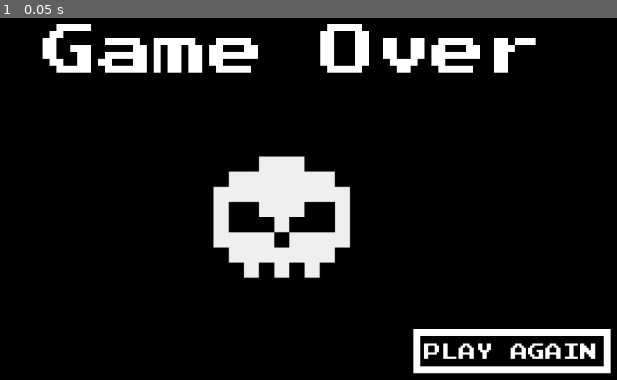
Above: before the commit, frame 1.
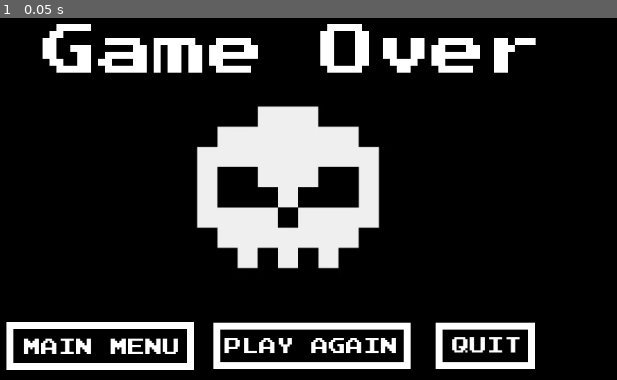
Above: after the commit, the same moment.

Repository: kwrightsk/game-jam-january-2026
Game: Godot game, scene res://game-over-screen.tscn
The game is run twice, just before and just after one commit, with the same random seed, the same clock (stepped at 60 frames per second) and the same inputs. This scene is started directly instead of the project's main scene.
Inputs:
- Up to frame 1 (0.05 s): no input

The runs differ from the first frame. In frame 1, 15% of the frame differs, in the area x 0-100%, y 24-99%.

Commit message:
fixed the game over page

Diff:
--- a/game-over-screen.tscn
+++ b/game-over-screen.tscn
@@ -37,10 +37,10 @@
 anchor_top = 0.5
 anchor_right = 0.5
 anchor_bottom = 0.5
-offset_left = 323.0
-offset_top = 122.0
-offset_right = 814.0
-offset_bottom = 604.0
+offset_left = 239.0
+offset_top = -1.0
+offset_right = 916.0
+offset_bottom = 641.0
 grow_horizontal = 2
 grow_vertical = 2
 mouse_filter = 2
@@ -64,10 +64,10 @@
 horizontal_alignment = 1
 
 [node name="TextureButton" type="TextureButton" parent="."]
-offset_left = 481.0
-offset_top = 411.0
-offset_right = 652.0
-offset_bottom = 476.0
+offset_left = 521.0
+offset_top = 407.0
+offset_right = 692.0
+offset_bottom = 472.0
 
 [node name="Panel" type="Panel" parent="TextureButton"]
 layout_mode = 1
@@ -76,26 +76,101 @@
 anchor_top = -2.669
 anchor_right = -3.412
 anchor_bottom = -2.669
-offset_left = 860.452
-offset_top = 286.485
-offset_right = 1144.45
-offset_bottom = 350.485
+offset_left = 532.452
+offset_top = 281.485
+offset_right = 816.452
+offset_bottom = 348.485
 theme_override_styles/panel = SubResource("StyleBoxFlat_jvsqo")
 
 [node name="RichTextLabel4" type="RichTextLabel" parent="TextureButton"]
 texture_filter = 1
 layout_mode = 1
 anchors_preset = -1
-anchor_left = 2.471
-anchor_top = 2.338
-anchor_right = 2.471
-anchor_bottom = 2.338
-offset_left = -130.541
-offset_top = -17.97
-offset_right = 130.459
-offset_bottom = 18.03
+anchor_left = 0.547
+anchor_top = 2.246
+anchor_right = 0.547
+anchor_bottom = 2.246
+offset_left = -128.537
+offset_top = -15.99
+offset_right = 132.463
+offset_bottom = 20.01
 grow_horizontal = 2
 grow_vertical = 2
 theme_override_fonts/normal_font = ExtResource("1_0wk6x")
 theme_override_font_sizes/normal_font_size = 25
 text = "PLAY AGAIN"
+
+[node name="TextureButton2" type="TextureButton" parent="."]
+offset_left = 830.0
+offset_top = 397.0
+offset_right = 1001.0
+offset_bottom = 462.0
+
+[node name="Panel" type="Panel" parent="TextureButton2"]
+layout_mode = 1
+anchors_preset = -1
+anchor_left = -3.412
+anchor_top = -2.669
+anchor_right = -3.412
+anchor_bottom = -2.669
+offset_left = 543.452
+offset_top = 291.485
+offset_right = 686.452
+offset_bottom = 358.485
+theme_override_styles/panel = SubResource("StyleBoxFlat_jvsqo")
+
+[node name="RichTextLabel4" type="RichTextLabel" parent="TextureButton2"]
+texture_filter = 1
+layout_mode = 1
+anchors_preset = -1
+anchor_left = 0.195
+anchor_top = 2.262
+anchor_right = 0.195
+anchor_bottom = 2.262
+offset_left = -49.345
+offset_top = -8.03
+offset_right = 61.655
+offset_bottom = 21.97
+grow_horizontal = 2
+grow_vertical = 2
+theme_override_fonts/normal_font = ExtResource("1_0wk6x")
+theme_override_font_sizes/normal_font_size = 25
+text = "QUIT"
+
+[node name="TextureButton3" type="TextureButton" parent="."]
+offset_left = 338.0
+offset_top = 406.0
+offset_right = 509.0
+offset_bottom = 471.0
+
+[node name="Panel" type="Panel" parent="TextureButton3"]
+layout_mode = 1
+anchors_preset = -1
+anchor_left = -3.412
+anchor_top = -2.669
+anchor_right = -3.412
+anchor_bottom = -2.669
+offset_left = 417.452
+offset_top = 281.485
+offset_right = 687.452
+offset_bottom = 350.485
+theme_override_styles/panel = SubResource("StyleBoxFlat_jvsqo")
+
+[node name="RichTextLabel4" type="RichTextLabel" parent="TextureButton3"]
+texture_filter = 1
+layout_mode = 1
+anchors_preset = -1
+anchor_left = -0.135
+anchor_top = 2.308
+anchor_right = -0.135
+anchor_bottom = 2.308
+offset_left = -117.915
+offset_top = -18.02
+offset_right = 118.085
+offset_bottom = 17.98
+grow_horizontal = 2
+grow_vertical = 2
+theme_override_fonts/normal_font = ExtResource("1_0wk6x")
+theme_override_font_sizes/normal_font_size = 25
+text = "MAIN MENU
+"
Not shown: 1 places in title_screen.tscn that only renumber resources
